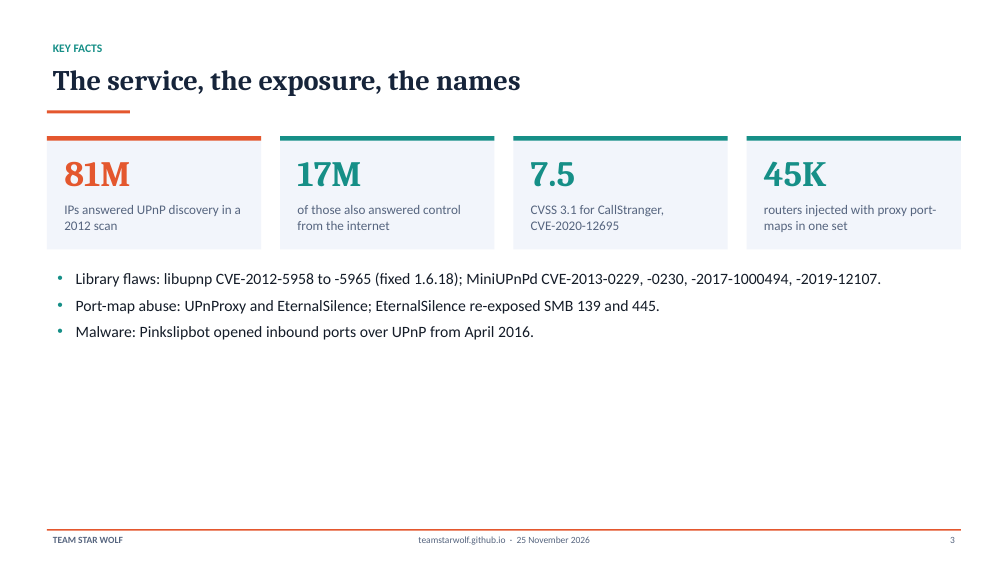
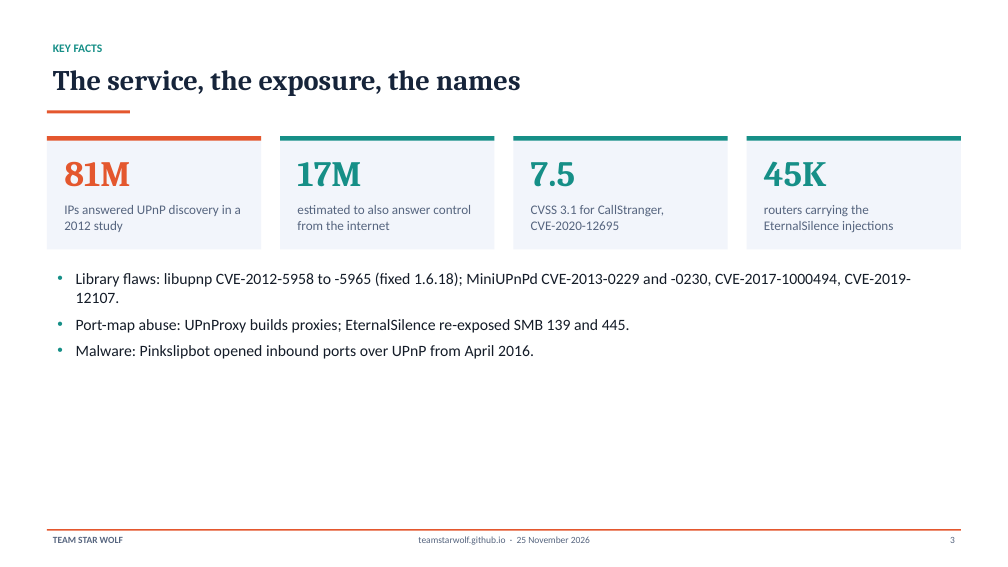
Before and after one commit to TeamStarWolf/TeamStarWolf, a slide deck: slide 3 of case-studies/slides/UPnP_Home_Network_Case_Study.pptx. Drawn at 1008x567 pixels with LibreOffice and Linux fonts; fonts in the diff are those of the drawing. Boxes give left, top, right and bottom in pixels: in the first picture for what was removed or moved away, otherwise in the second. Text is boxed around its words. In the diff, an @@ line names an element or a change of style, - is before the commit and + after.

```diff
--- a/case-studies/slides/UPnP_Home_Network_Case_Study.pptx
+++ b/case-studies/slides/UPnP_Home_Network_Case_Study.pptx
@@ text at <box>64,205,241,232</box>: text changed @@
-IPs answered UPnP discovery in a 2012 scan
+IPs answered UPnP discovery in a 2012 study
@@ text at <box>297,205,471,230</box>: text changed @@
-of those also answered control from the internet
+estimated to also answer control from the internet
@@ text at <box>764,205,893,232</box>: text changed @@
-routers injected with proxy port-maps in one set
+routers carrying the EternalSilence injections
@@ text at <box>76,272,911,333</box>: text changed @@
-• Library flaws: libupnp CVE-2012-5958 to -5965 (fixed 1.6.18); MiniUPnPd CVE-2013-0229, -0230, -2017-1000494, -2019-12107.
-• Port-map abuse: UPnProxy and EternalSilence; EternalSilence re-exposed SMB 139 and 445.
+• Library flaws: libupnp CVE-2012-5958 to -5965 (fixed 1.6.18); MiniUPnPd CVE-2013-0229 and -0230, CVE-2017-1000494, CVE-2019-12107.
+• Port-map abuse: UPnProxy builds proxies; EternalSilence re-exposed SMB 139 and 445.
```
Also in this commit, not shown: 12 other slides changed, 7 other files.
